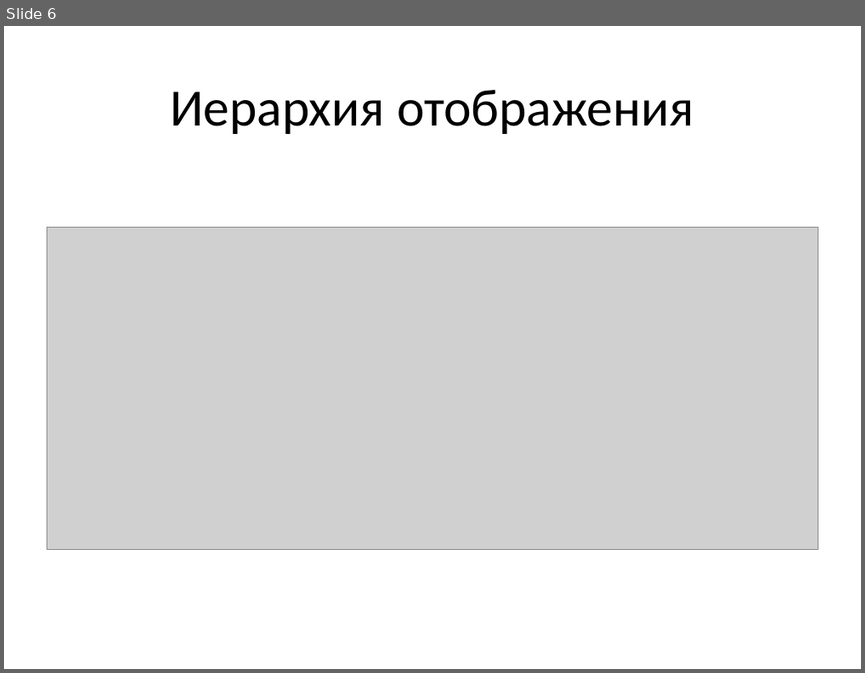
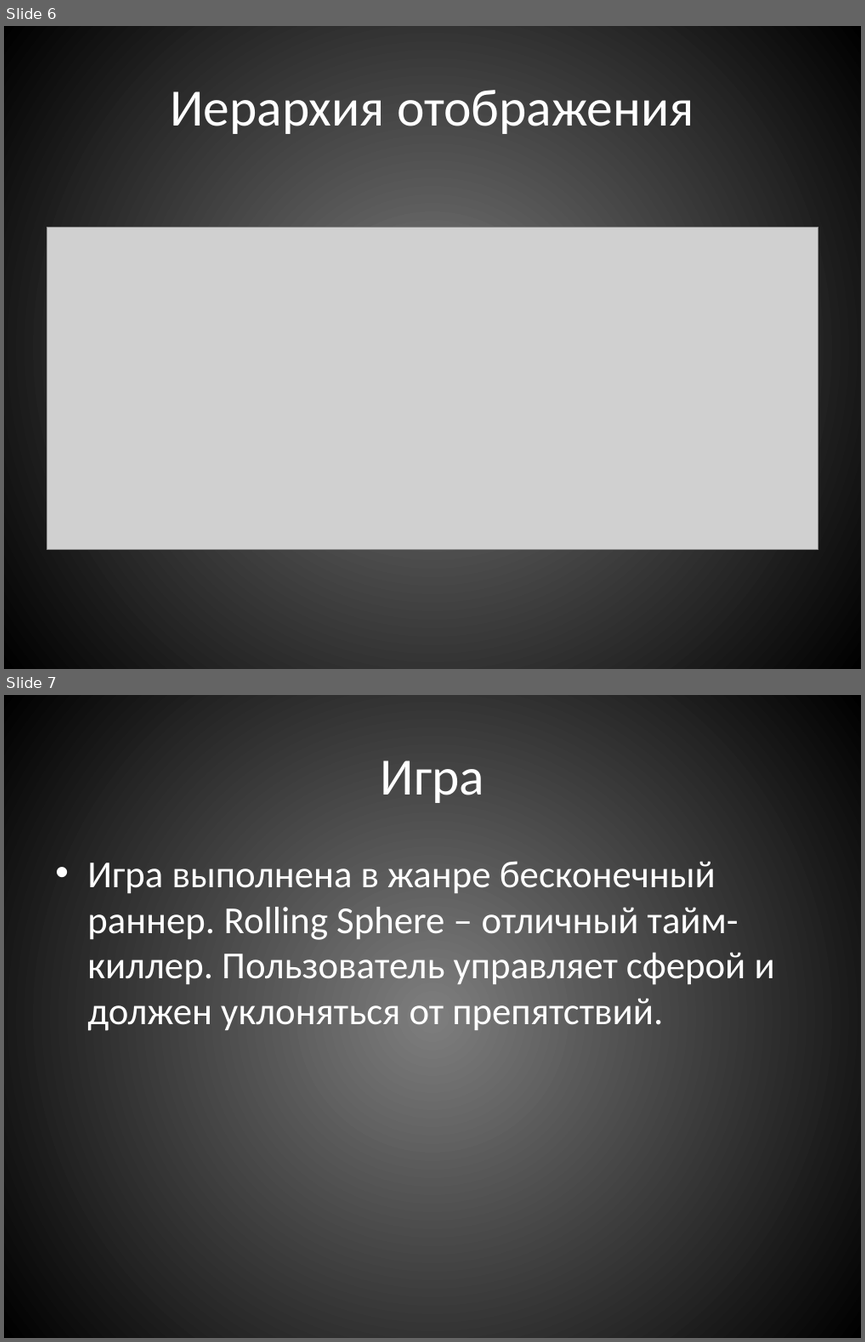
Before and after one commit to TheNech/RollingSphere, a slide deck: RollingSphere.pptx. Shown one above the other, each under a label of ours: slide 6 before the commit, slides 6 and 7 after it. The pictures are 865x673 and 865x1342 pixels, drawn with LibreOffice and Linux fonts; fonts in the diff are those of the drawing; grey boxes stand for pictures. Boxes give left, top, right and bottom in pixels: in the first picture for what was removed or moved away, otherwise in the second. Text is boxed around its words. In the diff, an @@ line names an element or a change of style, - is before the commit and + after.

```diff
--- a/RollingSphere.pptx
+++ b/RollingSphere.pptx
@@ slide 7 added at <box>4,695,861,1338</box>, background gradient #7F7F7F to #000000 @@
@@ title added at <box>381,760,485,803</box>, 44 pt, text #FFFFFF @@
+Игра
@@ text added at <box>87,861,775,1031</box>, 32 pt, text #FFFFFF @@
+• Игра выполнена в жанре бесконечный раннер. Rolling Sphere – отличный тайм-киллер. Пользователь управляет сферой и должен уклоняться от препятствий.
@@ slide 6 changed as well @@
@@ background #FFFFFF to gradient #7F7F7F to #000000 @@
@@ title "Иерархия отображения" at <box>170,90,694,134</box>: text colour #000000 to #FFFFFF @@
```
Also in this commit, not shown: 4 other slides changed, 6 other slides added, 2 slides removed.
